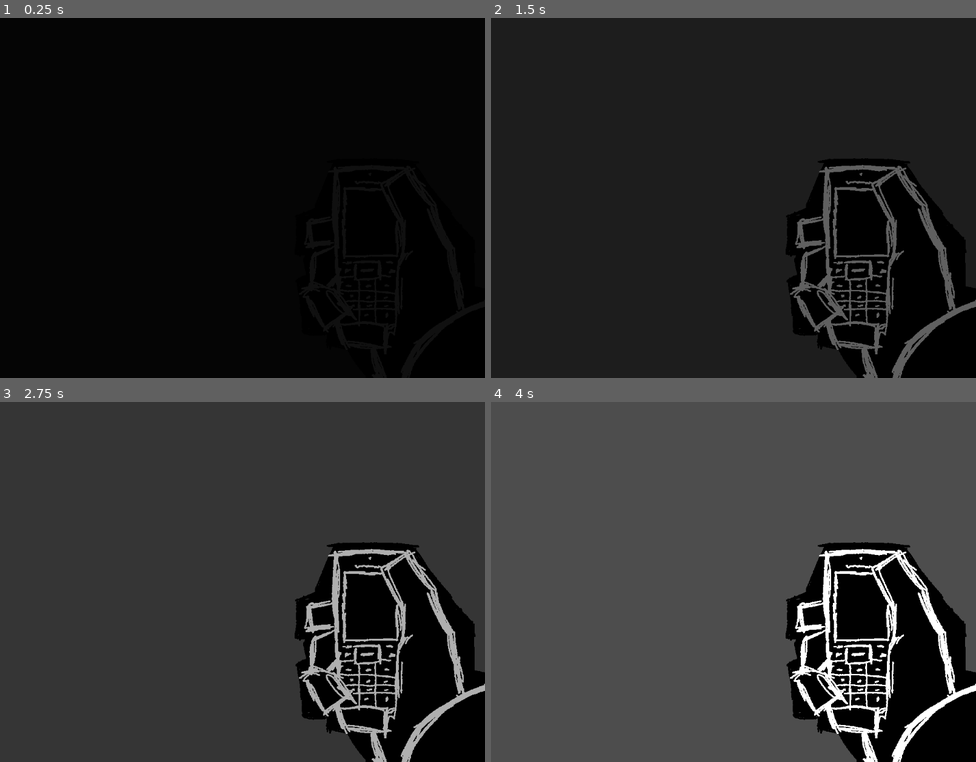
Above: before the commit, frames 1-4 (two rows, left to right).
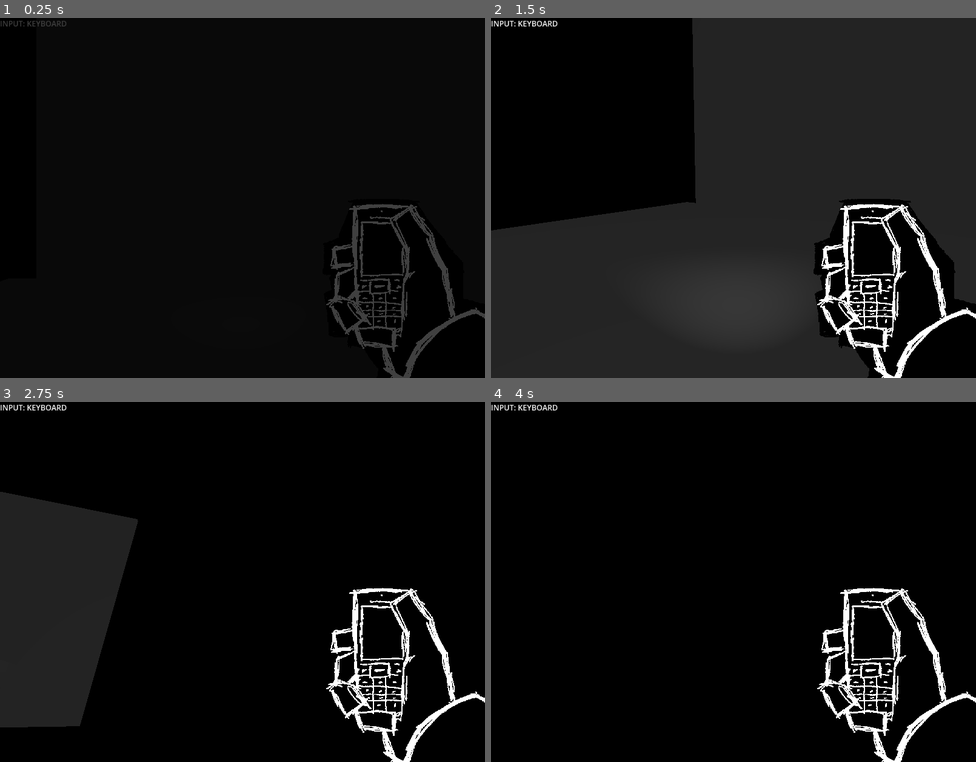
Above: after the commit, the same moments.

Repository: 2BEHDAMNED/aberdeen-game
Game: Godot game, scene res://scenes/game/ch1_00.tscn
Two runs of this game, one before a commit and one after it. Both use one fixed random seed, a clock stepped at 60 frames per second and the inputs below. This scene is started directly instead of the project's main scene. Sound files missing from this copy of the repository are replaced by a short silence.
Inputs (mouse positions are in pixels of both pictures, inside the frame that each line leads up to):
- Up to frame 1 (0.25 s): no input
- Up to frame 2 (1.5 s): move the mouse to (840, 180) at 0.52 s; hold D (player_strafe_right, bound only after the commit) 0.53-1.28 s; move the mouse to (636, 216) at 1.27 s; hold S (player_backwards, bound only after the commit) from 1.28 s (still down)
- Up to frame 3 (2.75 s): move the mouse to (291, 502) at 2.02 s; release S (player_backwards, bound only after the commit) at 2.03 s; hold D (player_strafe_right, bound only after the commit) from 2.03 s (still down)
- Up to frame 4 (4 s): move the mouse to (709, 654) at 2.77 s; release D (player_strafe_right, bound only after the commit) at 2.78 s; hold W (player_forwards, bound only after the commit) 2.78-3.53 s; tap Enter at 3.5 s; move the mouse to (879, 636) at 3.52 s; hold A (player_strafe_left, bound only after the commit) from 3.53 s (still down)

The runs differ from the first frame. In frame 1, 2.8% of the frame differs, in the area x 0-100%, y 0-100%; in frame 2, 35%; in frame 3, 73%; in frame 4, 87%.

Commit message:
door fix + player

Diff:
--- a/project.godot
+++ b/project.godot
@@ -26,6 +26,53 @@
 window/size/viewport_width=1024
 window/size/viewport_height=760
 
+[input]
+
+player_forwards={
+"deadzone": 0.2,
+"events": [null, Object(InputEventKey,"resource_local_to_scene":false,"resource_name":"","device":-1,"window_id":0,"alt_pressed":false,"shift_pressed":false,"ctrl_pressed":false,"meta_pressed":false,"pressed":false,"keycode":0,"physical_keycode":87,"key_label":0,"unicode":119,"location":0,"echo":false,"script":null)
+, Object(InputEventJoypadMotion,"resource_local_to_scene":false,"resource_name":"","device":-1,"axis":1,"axis_value":-1.0,"script":null)
+]
+}
+player_backwards={
+"deadzone": 0.2,
+"events": [Object(InputEventKey,"resource_local_to_scene":false,"resource_name":"","device":-1,"window_id":0,"alt_pressed":false,"shift_pressed":false,"ctrl_pressed":false,"meta_pressed":false,"pressed":false,"keycode":0,"physical_keycode":83,"key_label":0,"unicode":115,"location":0,"echo":false,"script":null)
+, Object(InputEventJoypadMotion,"resource_local_to_scene":false,"resource_name":"","device":-1,"axis":1,"axis_value":1.0,"script":null)
+]
+}
+player_strafe_left={
+"deadzone": 0.2,
+"events": [Object(InputEventKey,"resource_local_to_scene":false,"resource_name":"","device":-1,"window_id":0,"alt_pressed":false,"shift_pressed":false,"ctrl_pressed":false,"meta_pressed":false,"pressed":false,"keycode":0,"physical_keycode":65,"key_label":0,"unicode":97,"location":0,"echo":false,"script":null)
+, Object(InputEventJoypadMotion,"resource_local_to_scene":false,"resource_name":"","device":-1,"axis":0,"axis_value":-1.0,"script":null)
+]
+}
+player_strafe_right={
+"deadzone": 0.2,
+"events": [Object(InputEventKey,"resource_local_to_scene":false,"resource_name":"","device":-1,"window_id":0,"alt_pressed":false,"shift_pressed":false,"ctrl_pressed":false,"meta_pressed":false,"pressed":false,"keycode":0,"physical_keycode":68,"key_label":0,"unicode":100,"location":0,"echo":false,"script":null)
+, Object(InputEventJoypadMotion,"resource_local_to_scene":false,"resource_name":"","device":-1,"axis":0,"axis_value":1.0,"script":null)
+]
+}
+camera_left={
+"deadzone": 0.1,
+"events": [Object(InputEventJoypadMotion,"resource_local_to_scene":false,"resource_name":"","device":-1,"axis":2,"axis_value":-1.0,"script":null)
+]
+}
+camera_right={
+"deadzone": 0.1,
+"events": [Object(InputEventJoypadMotion,"resource_local_to_scene":false,"resource_name":"","device":-1,"axis":2,"axis_value":1.0,"script":null)
+]
+}
+camera_up={
+"deadzone": 0.1,
+"events": [Object(InputEventJoypadMotion,"resource_local_to_scene":false,"resource_name":"","device":-1,"axis":3,"axis_value":-1.0,"script":null)
+]
+}
+camera_down={
+"deadzone": 0.1,
+"events": [Object(InputEventJoypadMotion,"resource_local_to_scene":false,"resource_name":"","device":-1,"axis":3,"axis_value":1.0,"script":null)
+]
+}
+
 [physics]
 
 3d/physics_engine="Jolt Physics"
@@ -33,7 +80,5 @@
 [rendering]
 
 rendering_device/driver.windows="d3d12"
-renderer/rendering_method="gl_compatibility"
-renderer/rendering_method.mobile="gl_compatibility"
 anti_aliasing/screen_space_roughness_limiter/enabled=false
 textures/screen_space_roughness_limiter/enabled=true
--- a/scenes/door_open.tscn
+++ b/scenes/door_open.tscn
@@ -142,6 +142,7 @@
 
 [node name="TheDoor" type="Node3D" parent="." unique_id=1415604959]
 transform = Transform3D(1, 0, 0, 0, 1, 0, 0, 0, 1, -0.3, 0, -0.69314384)
+visible = false
 
 [node name="MeshInstance3D" type="MeshInstance3D" parent="TheDoor" unique_id=916941007]
 transform = Transform3D(1, 0, 0, 0, 1, 0, 0, 0, 1, 0.3, 0, 0)
--- a/scenes/game/ch1_00.tscn
+++ b/scenes/game/ch1_00.tscn
@@ -3,9 +3,42 @@
 [ext_resource type="PackedScene" uid="uid://citbnfpd8xyv2" path="res://scenes/player.tscn" id="1_52yd7"]
 [ext_resource type="PackedScene" uid="uid://d07pk2nfvgdks" path="res://scenes/fade_in.tscn" id="2_8ki8l"]
 
+[sub_resource type="Environment" id="Environment_4e07n"]
+fog_enabled = true
+fog_light_color = Color(0, 0, 0, 1)
+volumetric_fog_enabled = true
+volumetric_fog_albedo = Color(0, 0, 0, 1)
+
+[sub_resource type="BoxMesh" id="BoxMesh_8ki8l"]
+
+[sub_resource type="BoxShape3D" id="BoxShape3D_kgh0j"]
+
 [node name="Node3D" type="Node3D" unique_id=1927240936]
 
-[node name="Camera3D" parent="." unique_id=839005021 instance=ExtResource("1_52yd7")]
+[node name="ThePlayer" parent="." unique_id=839005021 instance=ExtResource("1_52yd7")]
+transform = Transform3D(1, 0, 0, 0, 1, 0, 0, 0, 1, 0, 1.5890285, 0)
+disable_mode = 0
 
 [node name="FadeIn" parent="." unique_id=1868382498 instance=ExtResource("2_8ki8l")]
-multiplier = 0.25
+multiplier = 1.0
+
+[node name="WorldEnvironment" type="WorldEnvironment" parent="." unique_id=886916496]
+environment = SubResource("Environment_4e07n")
+
+[node name="MeshInstance3D" type="MeshInstance3D" parent="." unique_id=1847202372]
+transform = Transform3D(10, 0, 0, 0, 0.2, 0, 0, 0, 10, 0, 0, 0)
+mesh = SubResource("BoxMesh_8ki8l")
+
+[node name="StaticBody3D" type="StaticBody3D" parent="MeshInstance3D" unique_id=1195759076]
+
+[node name="CollisionShape3D" type="CollisionShape3D" parent="MeshInstance3D/StaticBody3D" unique_id=467159056]
+shape = SubResource("BoxShape3D_kgh0j")
+
+[node name="MeshInstance3D2" type="MeshInstance3D" parent="." unique_id=553898691]
+transform = Transform3D(10, 0, 0, 0, -8.742278e-09, -10, 0, 0.2, -4.371139e-07, 0.6895714, 3.6520295, -5)
+mesh = SubResource("BoxMesh_8ki8l")
+
+[node name="StaticBody3D" type="StaticBody3D" parent="MeshInstance3D2" unique_id=247676680]
+
+[node name="CollisionShape3D" type="CollisionShape3D" parent="MeshInstance3D2/StaticBody3D" unique_id=85361130]
+shape = SubResource("BoxShape3D_kgh0j")
--- a/scenes/player.tscn
+++ b/scenes/player.tscn
@@ -1,8 +1,13 @@
 [gd_scene format=3 uid="uid://citbnfpd8xyv2"]
 
 [ext_resource type="Texture2D" uid="uid://b6o83cbkw5eqt" path="res://textures/phone.png" id="1_3vyb7"]
+[ext_resource type="Script" uid="uid://bws0ajagrkvpt" path="res://scripts/player.gd" id="1_g2els"]
 
-[node name="Camera3D" type="Camera3D" unique_id=839005021]
+[sub_resource type="CapsuleShape3D" id="CapsuleShape3D_3vyb7"]
+
+[node name="ThePlayer" type="CharacterBody3D" unique_id=661991523]
+disable_mode = 1
+script = ExtResource("1_g2els")
 
 [node name="Control" type="Control" parent="." unique_id=1569651697]
 layout_mode = 3
@@ -13,14 +18,38 @@
 grow_vertical = 2
 
 [node name="TextureRect" type="TextureRect" parent="Control" unique_id=1221172274]
+texture_filter = 1
 layout_mode = 1
-anchors_preset = 15
-anchor_right = 1.0
-anchor_bottom = 1.0
-offset_left = 57.0
-offset_top = 33.0
-offset_right = 57.0
-offset_bottom = 41.0
+anchors_preset = 8
+anchor_left = 0.5
+anchor_top = 0.5
+anchor_right = 0.5
+anchor_bottom = 0.5
+offset_left = -272.0
+offset_top = -204.0
+offset_right = 528.0
+offset_bottom = 396.0
 grow_horizontal = 2
 grow_vertical = 2
 texture = ExtResource("1_3vyb7")
+expand_mode = 1
+
+[node name="Label" type="Label" parent="Control" unique_id=1468164275]
+layout_mode = 0
+offset_right = 40.0
+offset_bottom = 23.0
+text = "INPUT: KEYBOARD"
+
+[node name="CollisionShape3D" type="CollisionShape3D" parent="." unique_id=574270594]
+shape = SubResource("CapsuleShape3D_3vyb7")
+debug_color = Color(0, 0.6, 0.7019608, 1)
+
+[node name="Head" type="Node3D" parent="." unique_id=1481191149]
+transform = Transform3D(1, 0, 0, 0, 1, 0, 0, 0, 1, 0, 0.516, 0)
+
+[node name="Camera" type="Camera3D" parent="Head" unique_id=1822165570]
+
+[node name="SpotLight3D" type="SpotLight3D" parent="Head/Camera" unique_id=1840122393]
+transform = Transform3D(0.995797, 0.014144312, 0.090489045, -0.02167448, 0.996332, 0.08278302, -0.08898617, -0.084396385, 0.9924509, 0.27570313, 0, 0)
+spot_range = 5.010758
+spot_angle = 28.92696
--- a/scripts/door_open_main.gd
+++ b/scripts/door_open_main.gd
@@ -2,6 +2,7 @@
 
 # Called when the node enters the scene tree for the first time.
 func _ready() -> void:
+	$TheDoor.visible = true
 	$TheDoor/MeshInstance3D/AnimationPlayer.animation_finished.connect(_on_animation_finished)
 
 func _on_timer_timeout() -> void:
--- /dev/null
+++ b/scripts/player.gd
@@ -0,0 +1,55 @@
+extends CharacterBody3D
+
+
+const SPEED = 5.0
+const JUMP_VELOCITY = 4.5
+const SENSITIVITY = 0.003
+const GAMEPAD_SENS = 0.3
+
+@onready var head : Node3D = $Head
+@onready var camera := $Head/Camera
+
+var gamepad_enabled = false
+
+func _ready() -> void:
+	Input.set_mouse_mode(Input.MOUSE_MODE_CAPTURED)
+
+func _input(event:InputEvent) -> void:
+	#print()
+
+	if event is InputEventMouseMotion:
+		gamepad_enabled = false
+		head.rotate_y(-event.relative.x * SENSITIVITY)
+		camera.rotate_x(-event.relative.y * SENSITIVITY)
+
+	gamepad_enabled = event is InputEventJoypadButton or event is InputEventJoypadMotion
+
+	if gamepad_enabled:
+		$Control/Label.text = "INPUT: GAMEPAD"
+	else:
+		$Control/Label.text = "INPUT: KEYBOARD"
+
+
+func _process(delta: float) -> void:
+	if gamepad_enabled:
+		var cam_axis := Input.get_vector("camera_left", "camera_right", "camera_up", "camera_down")
+		head.rotate_y(deg_to_rad(-cam_axis.x * 1.5))
+		camera.rotate_x(deg_to_rad(-cam_axis.y * 1.5))
+	camera.rotation.x = clamp(camera.rotation.x, deg_to_rad(-60), deg_to_rad(60))
+
+func _physics_process(delta: float) -> void:
+	# Add the gravity.
+	if not is_on_floor():
+		velocity += get_gravity() * delta
+
+	var input_dir := Input.get_vector("player_strafe_left", "player_strafe_right", "player_forwards", "player_backwards")
+	var direction := (head.transform.basis * Vector3(input_dir.x, 0, input_dir.y)).normalized()
+
+	if direction:
+		velocity.x = direction.x * SPEED
+		velocity.z = direction.z * SPEED
+	else:
+		velocity.x = move_toward(velocity.x, 0, SPEED)
+		velocity.z = move_toward(velocity.z, 0, SPEED)
+
+	move_and_slide()
Not shown, added: scripts/player.gd.uid
